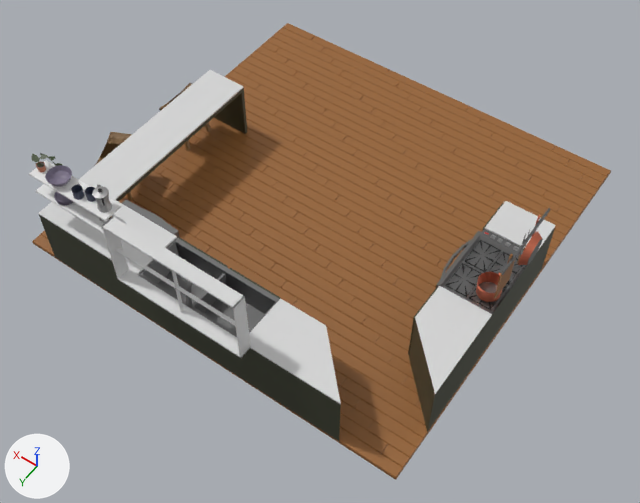
Renders of the glTF model public/objects/level.gltf from each side of a commit.
The view is the same before and after, from a 50 mm camera at (-12.7, 18.5, 25.9) aimed at (-1.3, 2.5, 0.8). Lighting does not change. The marker at lower left points along +X, +Y and +Z. Where no turn or scale is listed for an object, it has been applied to the vertices.

In view in the first picture: 'counters', 'floor', 'oven', 'shelves', 'sink', 'window'.
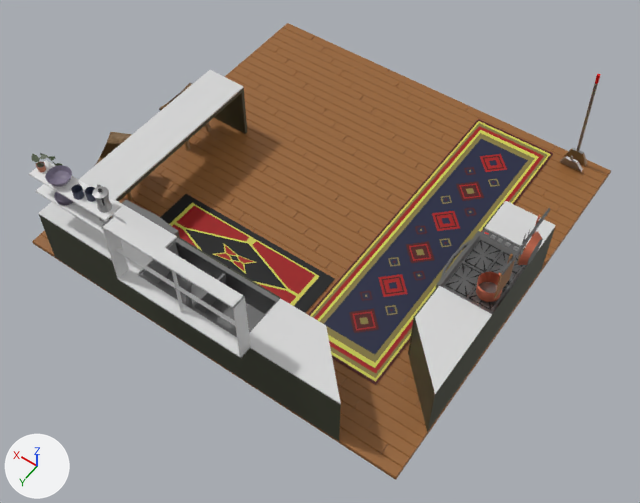
Commit message: Add level boundaries around pantry component. Add broom and dustpan to left corner of kitchen. Add two kitchen rugs!

Patch to the scene script:
```diff
--- a/public/objects/level.gltf.py
+++ b/public/objects/level.gltf.py
@@ mat_rugnavy @@
+mat_rugnavy = principled_material('rugNavy')
+mat_rugnavy.base_color = (0.00802, 0.0116, 0.0467)  # dark blue #161c3d
@@ mat_ruginset2 @@
+mat_ruginset2 = principled_material('rugInset2')
+mat_ruginset2.base_color = (0.227, 0.187, 0.0441)  # yellow #83783b
@@ mat_rugplain @@
+mat_rugplain = principled_material('rugPlain')
+mat_rugplain.base_color = (0.336, 0.0, 0.0)  # red #9d0000
@@ mat_rugborder @@
+mat_rugborder = principled_material('rugBorder')
+mat_rugborder.base_color = (0.0756, 0.0, 0.0)  # dark red #4e0000
@@ mat_ruginset1 @@
+mat_ruginset1 = principled_material('rugInset1')
+mat_ruginset1.base_color = (0.607, 0.571, 0.0824)  # yellow #ccc751
@@ me_plane_006 @@
+me_plane_006.from_pydata(...)  # 277 vertices, 550 faces; spans x -1.72..1.72, y -6.5..6.5, z 0.0..0.03
+# faces by material slot: [140, 16, 96, 218, 80]
+me_plane_006.materials.append(mat_rugborder)  # dark red #4e0000
+me_plane_006.materials.append(mat_ruginset1)  # yellow #ccc751
+me_plane_006.materials.append(mat_ruginset2)  # yellow #83783b
+me_plane_006.materials.append(mat_rugnavy)  # dark blue #161c3d
+me_plane_006.materials.append(mat_rugplain)  # red #9d0000
@@ me_plane_004 @@
+me_plane_004.from_pydata(...)  # 80 vertices, 156 faces; spans x -3.53..3.53, y -1.37..1.37, z 0.0..0.03
+# faces by material slot: [10, 28, 30, 88]
+me_plane_004.materials.append(mat_rugborder)  # dark red #4e0000
+me_plane_004.materials.append(mat_rugplain)  # red #9d0000
+me_plane_004.materials.append(mat_black)  # black #000000
+me_plane_004.materials.append(mat_ruginset1)  # yellow #ccc751
@@ me_cube_017 @@
+me_cube_017.from_pydata(...)  # 20 vertices, 26 faces; spans x -0.471..0.476, y -0.284..0.135, z -0.391..0.439
+me_cube_017.materials.append(mat_metallic_01)  # grey #aaaaaa
@@ me_cube_015 @@
+me_cube_015.from_pydata(...)  # 20 vertices, 32 faces; spans x -0.48..0.47, y -0.37..0.38, z -2.37..2.47
+# faces by material slot: [12, 10, 10]
+me_cube_015.materials.append(mat_metallic_01)  # grey #aaaaaa
+me_cube_015.materials.append(mat_button)  # red #d40000
+me_cube_015.materials.append(mat_stool)  # brown #927045
@@ ob_rug0 @@
+ob_rug0 = bpy.data.objects.new('rug0', me_plane_006)
+ob_rug0.location = (-4.03, -0.9, 0.12)
@@ ob_rug1 @@
+ob_rug1 = bpy.data.objects.new('rug1', me_plane_004)
+ob_rug1.location = (1.35, 4.21, 0.12)
@@ ob_dustpan @@
+ob_dustpan = bpy.data.objects.new('dustpan', me_cube_017)
+ob_dustpan.location = (-6.63, -7.01, 0.51)
@@ ob_broom @@
+ob_broom = bpy.data.objects.new('broom', me_cube_015)
+ob_broom.location = (-6.63, -7.32, 2.52)
```

What differs and where, as boxes (x1, y1, x2, y2) in the pictures (640 x 503 px):
'rug0', added
    after: (308, 119, 553, 385)
    faces in mat_rugnavy (dark blue #161c3d): (324, 139, 528, 355)
    faces in mat_ruginset2 (yellow #83783b): (312, 123, 547, 378)
    faces in mat_rugplain (red #9d0000): (314, 126, 544, 373)
    faces in mat_ruginset1 (yellow #cdc751): (310, 121, 551, 382)
    faces in mat_rugborder (dark red #4e0000): (308, 119, 553, 385)
'rug1', added
    after: (160, 194, 335, 313)
    faces in mat_black (black #000000): (160, 194, 334, 313)
    faces in mat_rugplain (red #9d0000): (172, 206, 315, 304)
    faces in mat_ruginset1 (yellow #cdc751): (169, 203, 320, 306)
'broom', added (brown)
    after: (564, 74, 601, 166)
    faces in mat_metallic_01 (grey #aaaaaa): (572, 83, 598, 154)
    faces in mat_stool (brown #927045): (564, 149, 587, 166)
'dustpan', added
    after: (560, 156, 583, 172)
